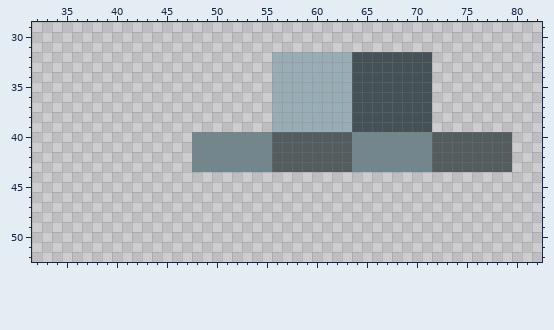
Two versions of one pixel-art file, ED_workfile.aseprite. Above: the version before the commit.
512x512 pixels, 1 frame. Colours within 5 levels of each other are drawn and written as one. Shown: x 32..82, y 29..52.
After:
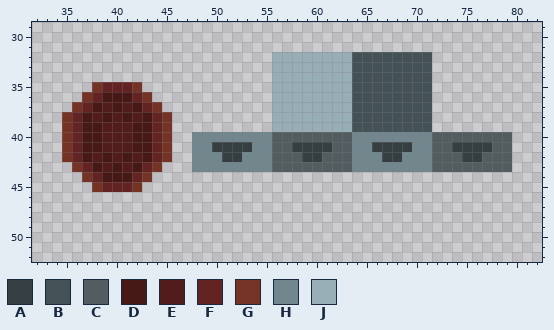
Palette (. is transparent): A #353e41  B #445257  C #535c5f  D #461917  E #531c1c  F #642323  G #743324  H #71868d  J #98aeb6
Difference:
@@ x 32..82 @@
 34 ........................JJJJJJJJBBBBBBBB...........
-35 ........................JJJJJJJJBBBBBBBB...........
-36 ........................JJJJJJJJBBBBBBBB...........
-37 ........................JJJJJJJJBBBBBBBB...........
-38 ........................JJJJJJJJBBBBBBBB...........
-39 ........................JJJJJJJJBBBBBBBB...........
-40 ................HHHHHHHHCCCCCCCCHHHHHHHHCCCCCCCC...
-41 ................HHHHHHHHCCCCCCCCHHHHHHHHCCCCCCCC...
-42 ................HHHHHHHHCCCCCCCCHHHHHHHHCCCCCCCC...
-43 ................HHHHHHHHCCCCCCCCHHHHHHHHCCCCCCCC...
-44 ...................................................
-45 ...................................................
+35 ......GFFFG.............JJJJJJJJBBBBBBBB...........
+36 .....GFDDDFG............JJJJJJJJBBBBBBBB...........
+37 ....GFDEDEDFG...........JJJJJJJJBBBBBBBB...........
+38 ...GFDEDEDEDFG..........JJJJJJJJBBBBBBBB...........
+39 ...GFDDEEEDDFG..........JJJJJJJJBBBBBBBB...........
+40 ...GFDDEEEDDFG..HHHHHHHHCCCCCCCCHHHHHHHHCCCCCCCC...
+41 ...GFDDEEEDDFG..HHAAAAHHCCAAAACCHHAAAAHHCCAAAACC...
+42 ...GFDEDEDEDFG..HHHAAHHHCCCAACCCHHHAAHHHCCCAACCC...
+43 ....GFDEDEDFG...HHHHHHHHCCCCCCCCHHHHHHHHCCCCCCCC...
+44 .....GFDDDFG.......................................
+45 ......GFFFG........................................
 46 ...................................................
